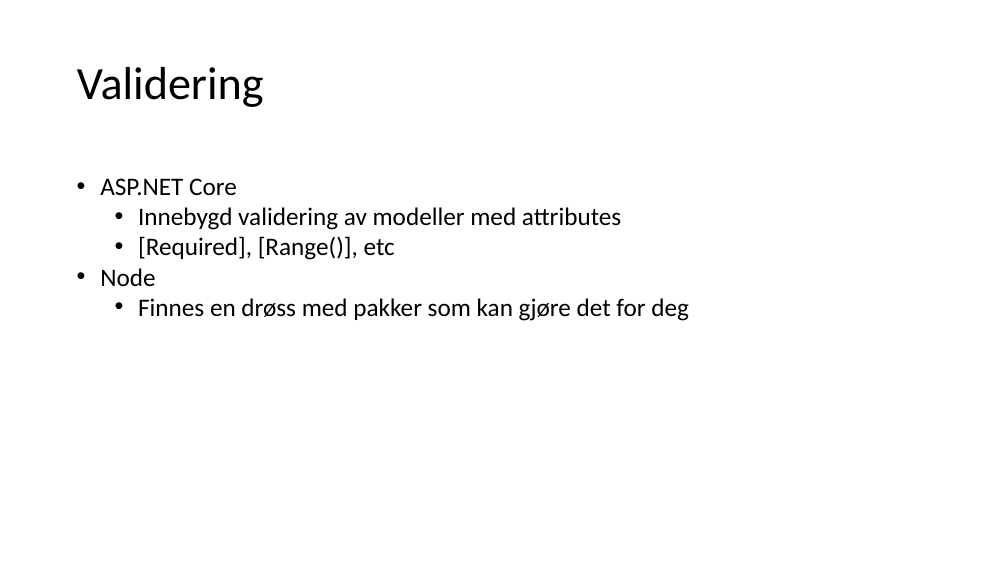
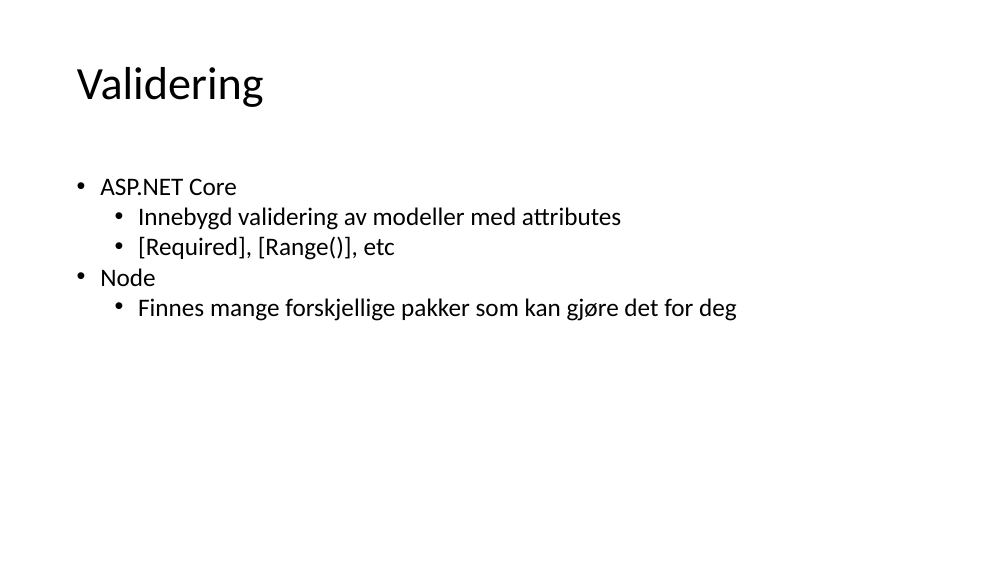
Before and after one commit to gjermundgaraba/dotnet-core-api-talk, a slide deck: slide 16 of dotnet-core-foredrag.pptx. Drawn at 1008x567 pixels with LibreOffice and Linux fonts; fonts in the diff are those of the drawing. Boxes give left, top, right and bottom in pixels: in the first picture for what was removed or moved away, otherwise in the second. Text is boxed around its words. In the diff, an @@ line names an element or a change of style, - is before the commit and + after.

Commit message:
Clean up in presentation

```diff
--- a/dotnet-core-foredrag.pptx
+++ b/dotnet-core-foredrag.pptx
@@ text at <box>138,298,737,321</box>: text changed @@
-  • Finnes en drøss med pakker som kan gjøre det for deg
+  • Finnes mange forskjellige pakker som kan gjøre det for deg
```
